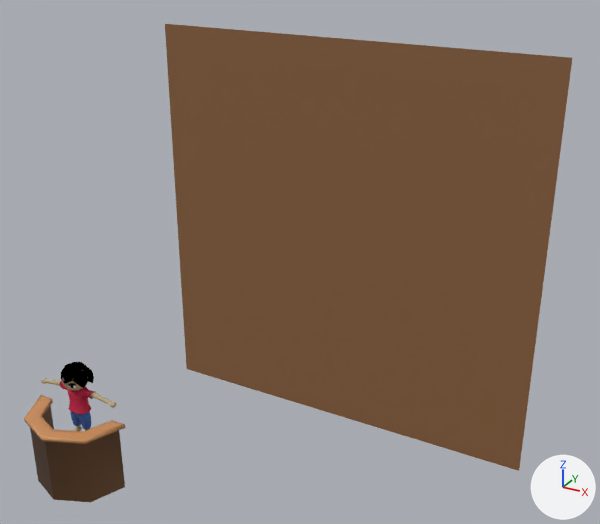
The Blender file SOP Court/Assets/Blender Files/Asset Pack Jam Stuff/Blend/Court Witness Stand Template.blend: old version first, new version second.
Before and after are seen from a 50 mm lens placed at (10.8, -10.3, 11.1), pointed at (1.3, 6.9, 2.4). Every picture has the same lights, and +X, +Y and +Z are marked at lower right.

Objects in the first picture: 'Leaf', 'Plane', 'Witness Stand'.
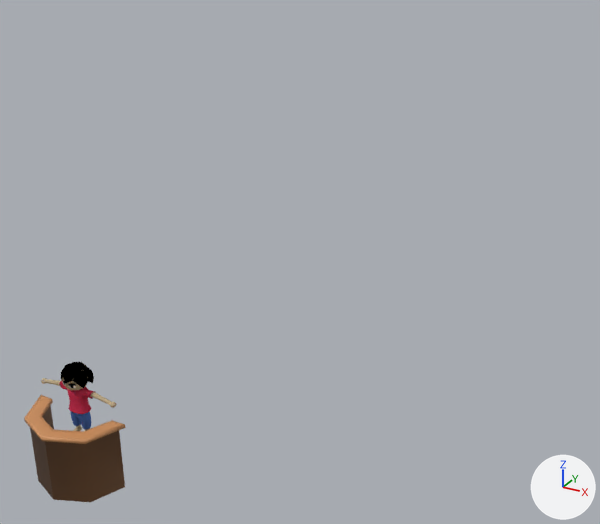
Boxes (x1, y1, x2, y2) around the edits, measured in the pictures (600 x 524 px):
'Plane', hidden (brown): before (165, 24, 572, 471)

Diff of the bpy script that builds the scene:
```diff
--- a/SOP Court/Assets/Blender Files/Asset Pack Jam Stuff/Blend/Court Witness Stand Template.blend.py
+++ b/SOP Court/Assets/Blender Files/Asset Pack Jam Stuff/Blend/Court Witness Stand Template.blend.py
@@ ob_plane @@
 ob_plane.scale = (6.47, 6.47, 6.47)
+ob_plane.hide_render = True
```
